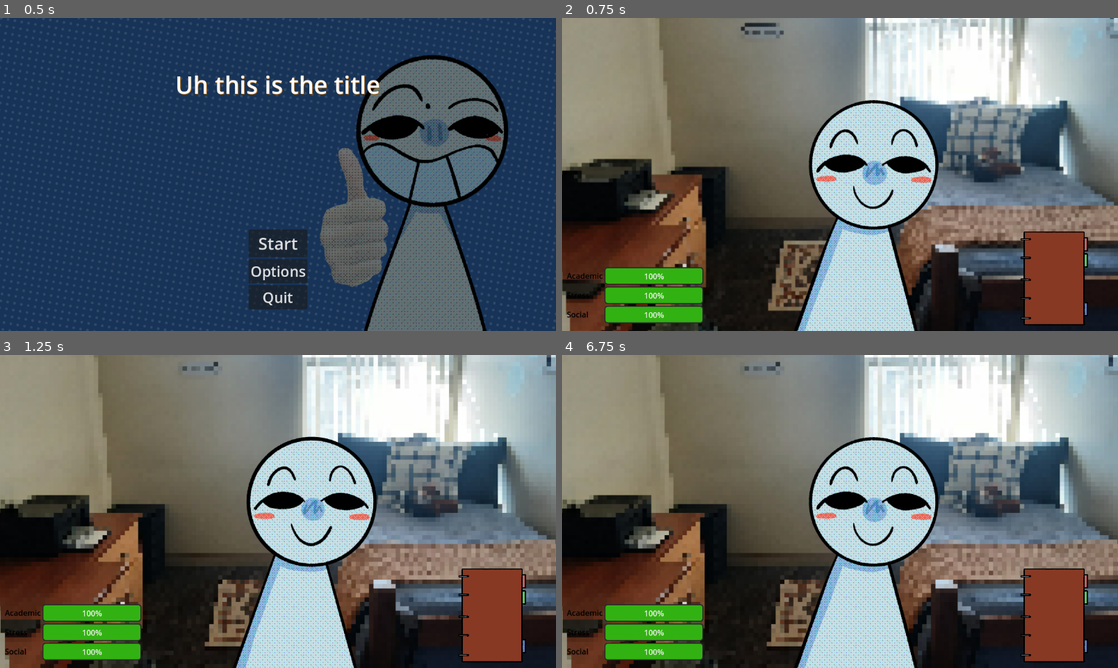
Above: before the commit, frames 1-4 (two rows, left to right).
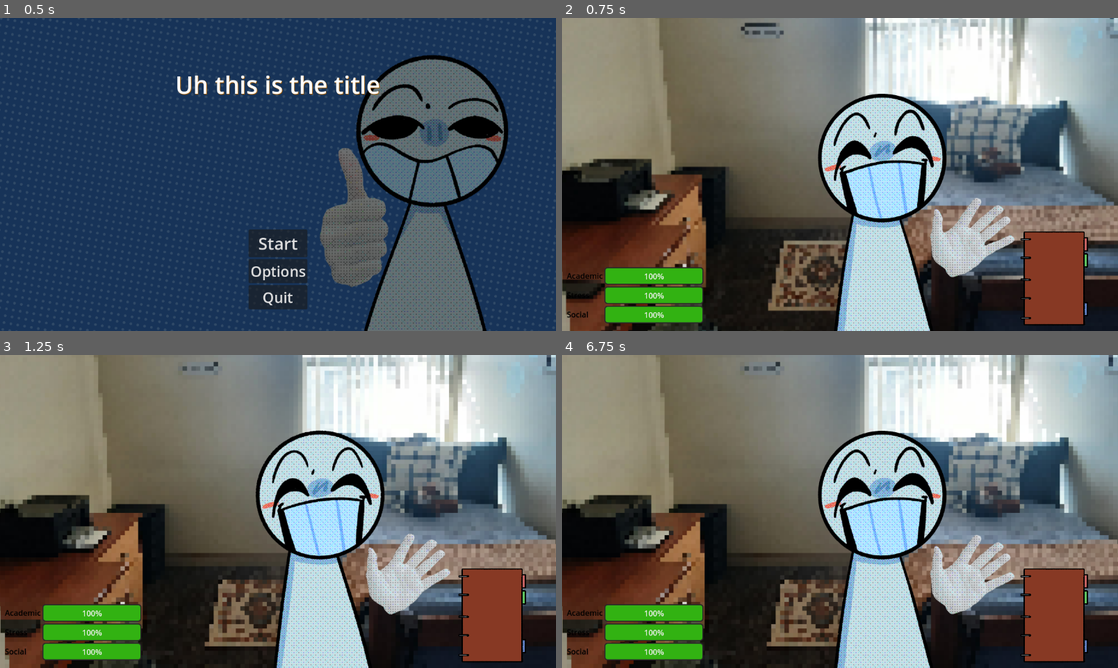
Above: after the commit, the same moments.

Repository: MLJoson/broncoHacksS25
Game: Godot game, scene res://Scenes/menu.tscn
Two runs of this game, one before a commit and one after it. Both use one fixed random seed, a clock stepped at 60 frames per second and the inputs below.
Inputs (mouse positions are in pixels of both pictures, inside the frame that each line leads up to):
- Up to frame 1 (0.5 s): no input
- Up to frame 2 (0.75 s): click "Start" at 0.5 s
- Up to frame 3 (1.25 s): no input
- Up to frame 4 (6.75 s): click (1056, 611) at 1.25 s; click (706, 405) at 2 s; click (1056, 611) at 2.75 s; click (867, 417) at 3.52 s; click "End Day" at 4.25 s; click (1056, 611) at 5 s; click (706, 405) at 5.75 s; tap D (clear) at 6.6 s

Frame 1 is identical in both runs. In frame 2, 12% of the frame differs, in the area x 41-82%, y 24-100%; in frame 3, 11%; in frame 4, 12%.

Commit message:
added stu status based on status

Diff:
--- a/broncohackss25/Scripts/game_manager.gd
+++ b/broncohackss25/Scripts/game_manager.gd
@@ -2,6 +2,7 @@
 
 #Connect to player_status file
 @export var PlayerStatus: PlayerStatus
+var player_status = load("res://Scripts/player_status.gd").new()
 
 #Action class to define actions for player
 class Action:
@@ -629,6 +630,8 @@
 			total_changes[stat] += action.effects[stat]
 	return total_changes
 
+var stu_status: int = 4;
+
 func calculate_stu():
 	#if 0 - defualt
 	#if 1 - happy
@@ -637,19 +640,19 @@
 	#if 4 - normal
 	#if 5 - nerd
 	#if 6 - tired
-	var stu_status: int = 4;
-	if (PlayerStatus.academic < 25):
+	if player_status.academic > 75:
+		stu_status = 5
+	if player_status.wellbeing > 75:
+		stu_status = 1
+	if player_status.social > 75:
+		stu_status = 1
+	if player_status.academic < 25:
 		stu_status = 2
-	if(PlayerStatus.academic > 75):
-		stu_status = 5
-	if(PlayerStatus.wellbeing < 25):
+	if player_status.wellbeing < 25:
 		stu_status = 3
-	if(PlayerStatus.wellbeing > 75):
-		stu_status = 1
-	if(PlayerStatus.social < 25):
+	if player_status.social < 25:
 		stu_status = 6
-	if(PlayerStatus.social > 75):
-		stu_status = 1
+
 
 func _ready():
 	#Example usage
--- a/broncohackss25/Scripts/stu.gd
+++ b/broncohackss25/Scripts/stu.gd
@@ -1,6 +1,15 @@
 extends Node2D
 
 @onready var animation = $AnimatedSprite2D
-
+var game_manager = load("res://Scripts/game_manager.gd").new()
 func _ready():
-	animation.play("normal")
+	game_manager.calculate_stu()  # Make sure it's updated
+	match game_manager.stu_status:
+		0: animation.play("normal")
+		1: animation.play("happy")
+		2: animation.play("shrimpin")
+		3: animation.play("crash out")
+		4: animation.play("normal")
+		5: animation.play("studious")
+		6: animation.play("tired")
+	#animation.play("normal")
